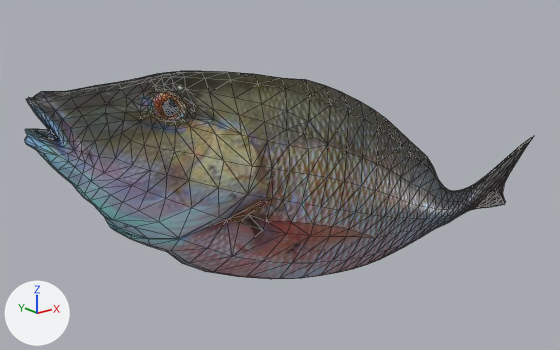
The glTF model Pages/import-oversight/Assets/Models/fish.gltf as it was, and as the next commit left it.
Camera for both pictures: a 50 mm camera at (-0.0795, -0.0975, 0.0403) aimed at (0.0039, 0.0068, -0.0015). Lighting does not change. The marker at lower left points along +X, +Y and +Z. Mesh edges are drawn as thin lines.

The first picture shows 'mk_fish'.
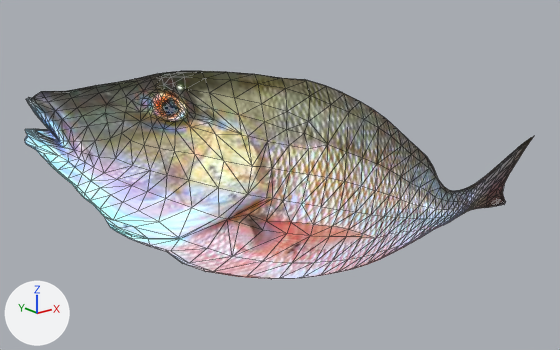
The newer file is also rescaled (x1.401) as a whole; pictures and numbers use the older file's frame.

Where the change shows, as pixel boxes (x1, y1, x2, y2) in the pictures (560 x 350 px):
'mk_fish', recoloured: (25, 71, 534, 279) in both

Diff of the bpy script that builds the scene:
```diff
--- a/Pages/import-oversight/Assets/Models/fish.gltf.py
+++ b/Pages/import-oversight/Assets/Models/fish.gltf.py
@@ mat_mk_fish @@
+mat_mk_fish = bpy.data.materials.new('mk_Fish')
+# uses the picture img_image_0
@@ me_line01_02___default_0_001 @@
 me_line01_02___default_0_001.from_pydata(...)  # 1104 vertices, 2188 faces; spans x -0.04..0.0635, y -0.0106..0.0128, z -0.0203..0.0206
-me_line01_02___default_0_001.materials.append(mat_mk_fishes)  # picture img_image_0
+me_line01_02___default_0_001.materials.append(mat_mk_fish)
```
